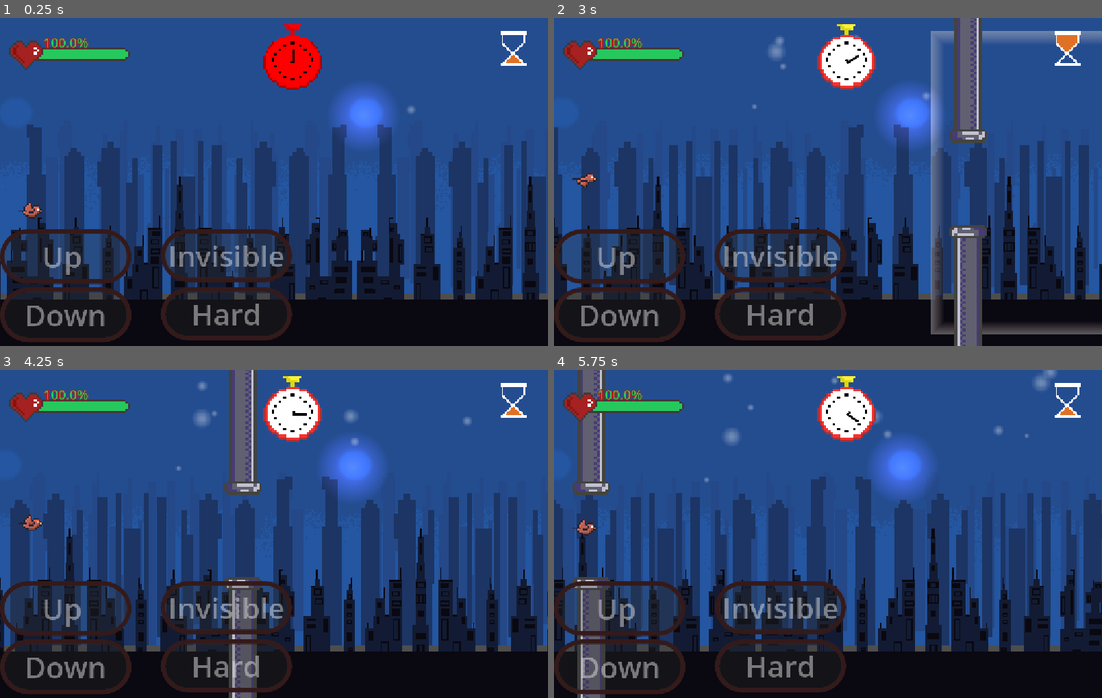
Above: before the commit, frames 1-4 (two rows, left to right).
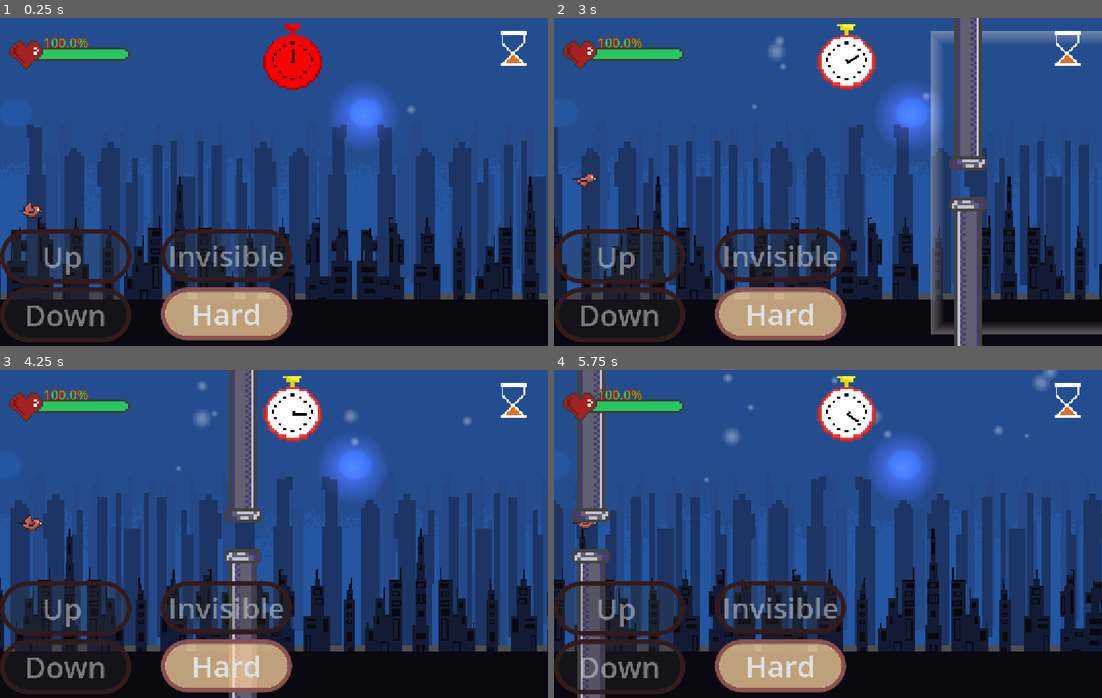
Above: after the commit, the same moments.

Repository: ItzAshmit/Inverse-flappy-bird
Game: Godot game, scene res://Scenes/levels/level15.tscn
Same seed, same stepped clock (60 frames per second), same inputs: the game is played once before the commit and once after it. This scene is started directly instead of the project's main scene.
Inputs (mouse positions are in pixels of both pictures, inside the frame that each line leads up to):
- Up to frame 1 (0.25 s): no input
- Up to frame 2 (3 s): click (778, 313) at 0.5 s, where only the run after the commit has a clickable "Hard"; click (778, 313) at 1.25 s, where only the run after the commit has a clickable "Hard"; click (778, 313) at 2 s, where only the run after the commit has a clickable "Hard"; move the mouse to (975, 185) at 2.77 s; click (975, 185) at 2.92 s
- Up to frame 3 (4.25 s): move the mouse to (164, 550) at 3.52 s; click (164, 550) at 3.67 s
- Up to frame 4 (5.75 s): move the mouse to (882, 461) at 4.27 s; click (882, 461) at 4.42 s; move the mouse to (800, 599) at 5.02 s; click (800, 599) at 5.17 s

The runs differ from the first frame. In frame 1, 3.5% of the frame differs, in the area x 29-54%, y 82-99%; in frame 2, 5.4%, in the area x 29-96%, y 1-100%; in frame 3, 5.1%; in frame 4, 5.2%.

Commit message:
set disabled=false for the levels in which buttons are required

Diff:
--- a/Scenes/levels/level14.tscn
+++ b/Scenes/levels/level14.tscn
@@ -8,10 +8,7 @@
 [node name="Background" parent="." index="0" unique_id=1716216993]
 modulate = Color(0.29411766, 0.9019608, 0.5019608, 1)
 
-[node name="Buttons" parent="CanvasLayer" parent_id_path=PackedInt32Array(757289853) index="2" unique_id=900641882]
-visible = true
-
-[node name="ButtonHard" parent="CanvasLayer/Buttons" index="3" unique_id=726347594]
-visible = true
+[node name="ButtonHard" parent="CanvasLayer/Buttons" parent_id_path=PackedInt32Array(900641882) index="3" unique_id=726347594]
+disabled = false
 
 [node name="bird" parent="BirdParent" parent_id_path=PackedInt32Array(1120941888) index="0" unique_id=1757279582 instance=ExtResource("2_1nyde")]
--- a/Scenes/levels/level15.tscn
+++ b/Scenes/levels/level15.tscn
@@ -9,6 +9,6 @@
 modulate = Color(0.14117648, 0.4, 0.7490196, 1)
 
 [node name="ButtonHard" parent="CanvasLayer/Buttons" parent_id_path=PackedInt32Array(900641882) index="3" unique_id=726347594]
-visible = true
+disabled = false
 
 [node name="bird" parent="BirdParent" parent_id_path=PackedInt32Array(1120941888) index="0" unique_id=1757279582 instance=ExtResource("2_vfglw")]
--- a/Scenes/levels/level18.tscn
+++ b/Scenes/levels/level18.tscn
@@ -8,19 +8,16 @@
 [node name="Background" parent="." index="0" unique_id=1716216993]
 modulate = Color(0.7019608, 0.9882353, 0, 1)
 
-[node name="Buttons" parent="CanvasLayer" parent_id_path=PackedInt32Array(757289853) index="2" unique_id=900641882]
-visible = true
+[node name="ButtonDown" parent="CanvasLayer/Buttons" parent_id_path=PackedInt32Array(900641882) index="0" unique_id=967273571]
+disabled = false
 
-[node name="ButtonUp" parent="CanvasLayer/Buttons" index="0" unique_id=1827578824]
-visible = true
+[node name="ButtonUp" parent="CanvasLayer/Buttons" parent_id_path=PackedInt32Array(900641882) index="1" unique_id=1827578824]
+disabled = false
 
-[node name="ButtonDown" parent="CanvasLayer/Buttons" index="1" unique_id=967273571]
-visible = true
+[node name="ButtonInvi" parent="CanvasLayer/Buttons" parent_id_path=PackedInt32Array(900641882) index="2" unique_id=1858261480]
+disabled = false
 
-[node name="ButtonInvi" parent="CanvasLayer/Buttons" index="2" unique_id=1858261480]
-visible = true
-
-[node name="ButtonHard" parent="CanvasLayer/Buttons" index="3" unique_id=726347594]
-visible = true
+[node name="ButtonHard" parent="CanvasLayer/Buttons" parent_id_path=PackedInt32Array(900641882) index="3" unique_id=726347594]
+disabled = false
 
 [node name="bird" parent="BirdParent" parent_id_path=PackedInt32Array(1120941888) index="0" unique_id=1757279582 instance=ExtResource("2_us8fw")]
--- a/Scenes/levels/level19.tscn
+++ b/Scenes/levels/level19.tscn
@@ -8,19 +8,16 @@
 [node name="Background" parent="." index="0" unique_id=1716216993]
 modulate = Color(0, 0.7137255, 0.49411765, 1)
 
-[node name="Buttons" parent="CanvasLayer" parent_id_path=PackedInt32Array(757289853) index="2" unique_id=900641882]
-visible = true
+[node name="ButtonDown" parent="CanvasLayer/Buttons" parent_id_path=PackedInt32Array(900641882) index="0" unique_id=967273571]
+disabled = false
 
-[node name="ButtonUp" parent="CanvasLayer/Buttons" index="0" unique_id=1827578824]
-visible = true
+[node name="ButtonUp" parent="CanvasLayer/Buttons" parent_id_path=PackedInt32Array(900641882) index="1" unique_id=1827578824]
+disabled = false
 
-[node name="ButtonDown" parent="CanvasLayer/Buttons" index="1" unique_id=967273571]
-visible = true
+[node name="ButtonInvi" parent="CanvasLayer/Buttons" parent_id_path=PackedInt32Array(900641882) index="2" unique_id=1858261480]
+disabled = false
 
-[node name="ButtonInvi" parent="CanvasLayer/Buttons" index="2" unique_id=1858261480]
-visible = true
-
-[node name="ButtonHard" parent="CanvasLayer/Buttons" index="3" unique_id=726347594]
-visible = true
+[node name="ButtonHard" parent="CanvasLayer/Buttons" parent_id_path=PackedInt32Array(900641882) index="3" unique_id=726347594]
+disabled = false
 
 [node name="bird" parent="BirdParent" parent_id_path=PackedInt32Array(1120941888) index="0" unique_id=1757279582 instance=ExtResource("2_8an5l")]
--- a/Scenes/levels/level20.tscn
+++ b/Scenes/levels/level20.tscn
@@ -8,19 +8,16 @@
 [node name="Background" parent="." index="0" unique_id=1716216993]
 modulate = Color(0.056937277, 0, 0.38983285, 1)
 
-[node name="Buttons" parent="CanvasLayer" parent_id_path=PackedInt32Array(757289853) index="2" unique_id=900641882]
-visible = true
+[node name="ButtonDown" parent="CanvasLayer/Buttons" parent_id_path=PackedInt32Array(900641882) index="0" unique_id=967273571]
+disabled = false
 
-[node name="ButtonUp" parent="CanvasLayer/Buttons" index="0" unique_id=1827578824]
-visible = true
+[node name="ButtonUp" parent="CanvasLayer/Buttons" parent_id_path=PackedInt32Array(900641882) index="1" unique_id=1827578824]
+disabled = false
 
-[node name="ButtonDown" parent="CanvasLayer/Buttons" index="1" unique_id=967273571]
-visible = true
+[node name="ButtonInvi" parent="CanvasLayer/Buttons" parent_id_path=PackedInt32Array(900641882) index="2" unique_id=1858261480]
+disabled = false
 
-[node name="ButtonInvi" parent="CanvasLayer/Buttons" index="2" unique_id=1858261480]
-visible = true
-
-[node name="ButtonHard" parent="CanvasLayer/Buttons" index="3" unique_id=726347594]
-visible = true
+[node name="ButtonHard" parent="CanvasLayer/Buttons" parent_id_path=PackedInt32Array(900641882) index="3" unique_id=726347594]
+disabled = false
 
 [node name="bird" parent="BirdParent" parent_id_path=PackedInt32Array(1120941888) index="0" unique_id=1757279582 instance=ExtResource("2_c7ckk")]
--- a/Scenes/levels/level9.tscn
+++ b/Scenes/levels/level9.tscn
@@ -57,10 +57,7 @@
 [node name="Background" parent="." index="1" unique_id=1716216993]
 modulate = Color(0.9915133, 0.0006630492, 0.96619016, 1)
 
-[node name="Buttons" parent="CanvasLayer" parent_id_path=PackedInt32Array(757289853) index="2" unique_id=900641882]
-visible = true
-
-[node name="ButtonInvi" parent="CanvasLayer/Buttons" index="2" unique_id=1858261480]
-visible = true
+[node name="ButtonInvi" parent="CanvasLayer/Buttons" parent_id_path=PackedInt32Array(900641882) index="2" unique_id=1858261480]
+disabled = false
 
 [node name="bird" parent="BirdParent" parent_id_path=PackedInt32Array(1120941888) index="0" unique_id=1757279582 instance=ExtResource("2_xjruo")]
Not shown, changed: Assets/Flappy Bird Assets/pipebody.png.import
Not shown: 1 places in Scenes/levels/baselevel.tscn that only renumber resources
